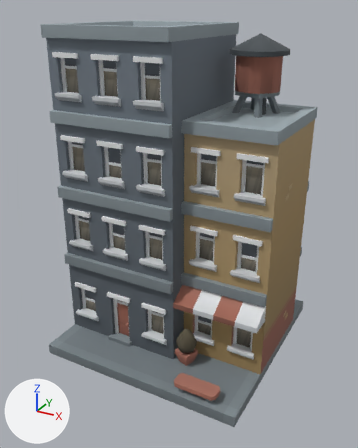
Before and after pictures for a commit that changed the glTF model public/models/props/cairo-residence-kay.glb.
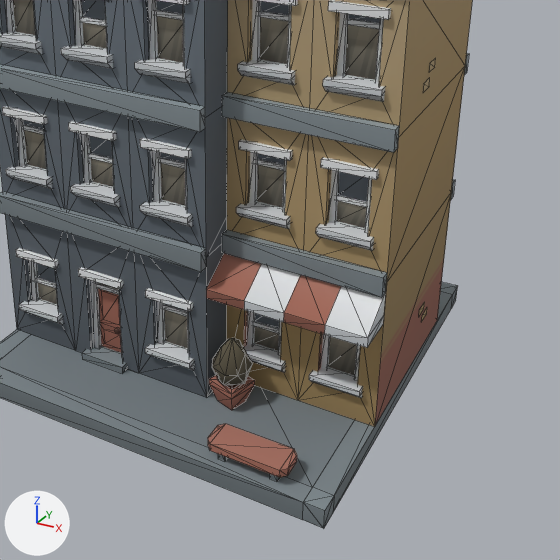
There are two pictures of each version: one whole from a 50 mm lens placed at (2.09, -3.92, 3.19), pointed at (0.0, -0.12, 1.28), one close up on the part from 19% to 100% of the width and 34% to 99% of the height. The axes (+X, +Y, +Z) are drawn at lower left. The lights are the same throughout. The older version's two pictures come first. The close-ups show mesh edges as thin lines. Where no turn or scale is listed for an object, it has been applied to the vertices. Vertices at exactly the same position are counted once.

In view in the first close-up: 'building_H'.
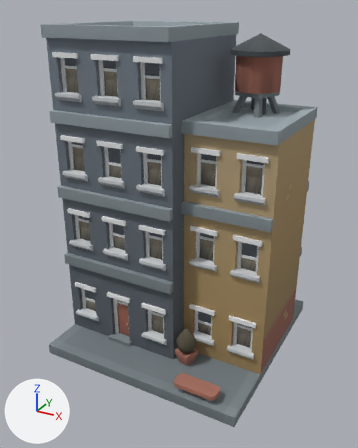
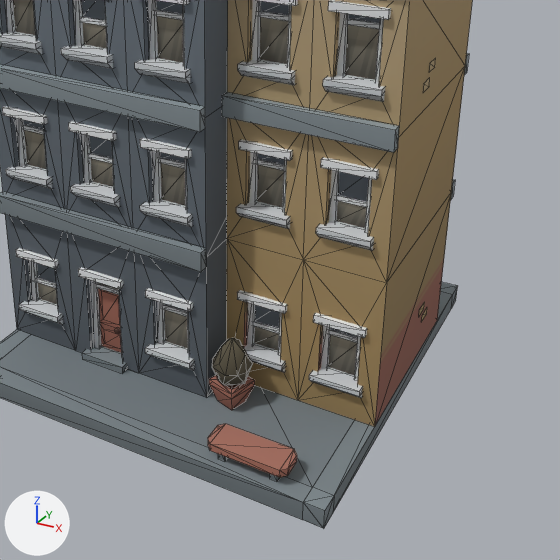
Pixel boxes [x1, y1, x2, y2] of what changed, in the close-ups (560 x 560 px):
part 1 of me_building_h, deleted: before [206, 253, 386, 348]
part 2 of me_building_h, deleted: before [222, 230, 387, 298]

What changed in the scene script:
```text
Change me_building_h:
    used by ob_building_h; location = (0.0, 0.0, 0.0)
    remove me_building_h.from_pydata(...)  # 1552 vertices, 1885 faces; spans x -1.0..1.0, y -1.0..1.0, z 0.0..3.05
    add me_building_h.from_pydata(...)  # 1527 vertices, 1856 faces; spans x -1.0..1.0, y -1.0..1.0, z 0.0..3.05
    me_building_h part 1: the loose piece of 17 vertices spanning x 0.2..1.0, y -0.6..-0.4, z 0.68..0.85 is deleted
    me_building_h part 2: the loose piece of 8 vertices spanning x 0.2..1.0, y -0.45..-0.4, z 0.85..0.95 is deleted
```
